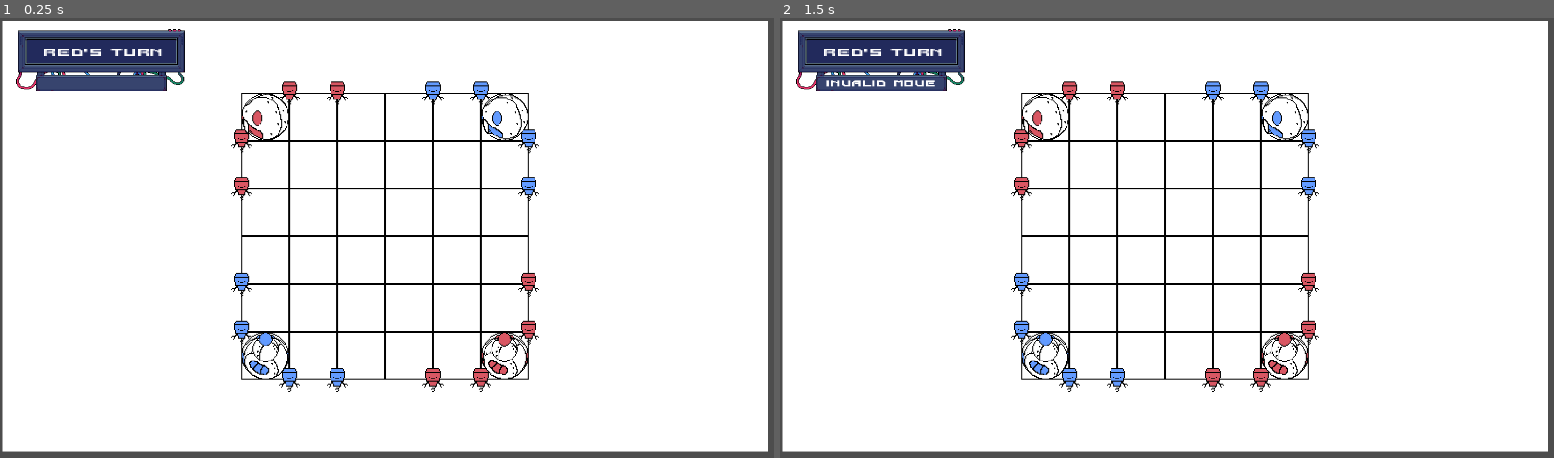
Above: before the commit, frames 1-2 (left to right).
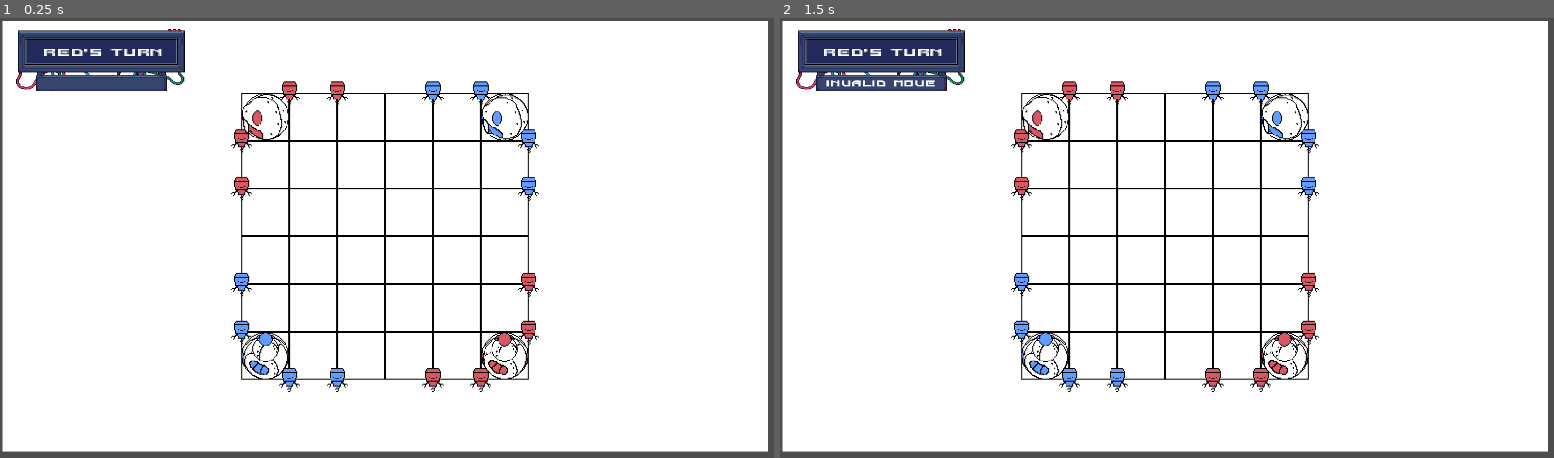
Above: after the commit, the same moments.

Repository: Kumm-feldt/capstone-project
Game: Godot game, scene res://scenes/main/Main.tscn
The game is run twice, just before and just after one commit, with the same random seed, the same clock (stepped at 60 frames per second) and the same inputs.
Inputs (mouse positions are in pixels of both pictures, inside the frame that each line leads up to):
- Up to frame 1 (0.25 s): no input
- Up to frame 2 (1.5 s): tap Enter at 0.5 s; move the mouse to (1352, 220) at 0.52 s; click (1352, 220) at 0.67 s; tap Space at 1.25 s; move the mouse to (1019, 264) at 1.27 s; click (1019, 264) at 1.42 s

The runs differ from the first frame. In frame 1, less than 0.1% of the frame differs, in the area x 31-69%, y 17-83%; in frame 2, less than 0.1%.

Commit message:
Modified disk and pin sprites for scenes

Diff:
--- a/new-game-project/scenes/board/Board.gd
+++ b/new-game-project/scenes/board/Board.gd
@@ -30,6 +30,14 @@
 var pin_x_texture = preload("res://sprites/pins/pin_x.png")
 var coin_o_texture = preload("res://sprites/coins/coin_o.png")
 var coin_x_texture = preload("res://sprites/coins/coin_x.png")
+
+
+var pin_o_scene = preload("res://scenes/pin/PinO.tscn")
+var pin_x_scene = preload("res://scenes/pin/PinX.tscn")
+
+var disk_o_scene = preload("res://scenes/disk/DiskO.tscn")
+var disk_x_scene = preload("res://scenes/disk/DiskX.tscn")
+
 
 # ============================================
 # STATE TRACKING
@@ -89,21 +97,24 @@
 
 func create_pin_sprite(row: int, col: int, player: String):
 	"""Create a pin sprite at array position"""
-	var sprite = Sprite2D.new()
-	sprite.texture = pin_o_texture if player == "o" else pin_x_texture
-	sprite.position = get_pin_screen_position(row, col)
-	sprite.z_index = 1  # Pins on top
-	add_child(sprite)
-	pin_sprites["%d_%d" % [row, col]] = sprite
+	var pin_scene = pin_o_scene if player == "o" else pin_x_scene
+	var sprite_instance = pin_scene.instantiate()
+
+	sprite_instance.position = get_pin_screen_position(row, col)
+	sprite_instance.z_index = 1  # Pins on top
+	# add scene to tree
+	add_child(sprite_instance)
+	# store reference
+	pin_sprites["%d_%d" % [row, col]] = sprite_instance
 
 func create_coin_sprite(row: int, col: int, player: String):
-	"""Create a coin sprite at array position"""
-	var sprite = Sprite2D.new()
-	sprite.texture = coin_o_texture if player == "o" else coin_x_texture
-	sprite.position = get_coin_screen_position(row, col)
-	sprite.z_index = 0  # Coins below pins
-	add_child(sprite)
-	coin_sprites["%d_%d" % [row, col]] = sprite
+	"""Create a coin scene at array position"""
+	var disk_scene = disk_o_scene if player == "o" else disk_x_scene
+	var sprite_instance = disk_scene.instantiate()
+	sprite_instance.position = get_coin_screen_position(row, col)
+	sprite_instance.z_index = 0  # Coins below pins
+	add_child(sprite_instance)
+	coin_sprites["%d_%d" % [row, col]] = sprite_instance
 
 func clear_all_sprites():
 	"""Remove all existing sprites"""
--- /dev/null
+++ b/new-game-project/scenes/disk/DiskO.tscn
@@ -0,0 +1,20 @@
+[gd_scene load_steps=3 format=3 uid="uid://b1ks4k4ba1djq"]
+
+[ext_resource type="Texture2D" uid="uid://ge2wha02mi00" path="res://sprites/coins/coin_o.png" id="1_r6e1c"]
+
+[sub_resource type="SpriteFrames" id="SpriteFrames_wrrrf"]
+animations = [{
+"frames": [{
+"duration": 1.0,
+"texture": ExtResource("1_r6e1c")
+}],
+"loop": true,
+"name": &"default",
+"speed": 5.0
+}]
+
+[node name="DiskONode2D" type="Node2D"]
+
+[node name="AnimatedSprite2D" type="AnimatedSprite2D" parent="."]
+scale = Vector2(0.9875, 0.9875)
+sprite_frames = SubResource("SpriteFrames_wrrrf")
--- /dev/null
+++ b/new-game-project/scenes/disk/DiskX.tscn
@@ -0,0 +1,19 @@
+[gd_scene load_steps=3 format=3 uid="uid://dl366sh68kpu2"]
+
+[ext_resource type="Texture2D" uid="uid://d6pxqdt65axf" path="res://sprites/coins/coin_x.png" id="1_mweiu"]
+
+[sub_resource type="SpriteFrames" id="SpriteFrames_v8y65"]
+animations = [{
+"frames": [{
+"duration": 1.0,
+"texture": ExtResource("1_mweiu")
+}],
+"loop": true,
+"name": &"default",
+"speed": 5.0
+}]
+
+[node name="DiskXNode2D" type="Node2D"]
+
+[node name="AnimatedSprite2D" type="AnimatedSprite2D" parent="."]
+sprite_frames = SubResource("SpriteFrames_v8y65")
--- /dev/null
+++ b/new-game-project/scenes/pin/PinO.tscn
@@ -0,0 +1,19 @@
+[gd_scene load_steps=3 format=3 uid="uid://dvdfdwudfn2pu"]
+
+[ext_resource type="Texture2D" uid="uid://4exf0g4awd3q" path="res://sprites/pins/pin_o.png" id="1_pvvlr"]
+
+[sub_resource type="SpriteFrames" id="SpriteFrames_j13s4"]
+animations = [{
+"frames": [{
+"duration": 1.0,
+"texture": ExtResource("1_pvvlr")
+}],
+"loop": true,
+"name": &"default",
+"speed": 5.0
+}]
+
+[node name="PinONode2D" type="Node2D"]
+
+[node name="AnimatedSprite2D" type="AnimatedSprite2D" parent="."]
+sprite_frames = SubResource("SpriteFrames_j13s4")
--- /dev/null
+++ b/new-game-project/scenes/pin/PinX.tscn
@@ -0,0 +1,19 @@
+[gd_scene load_steps=3 format=3 uid="uid://dtkyxanm3xmrn"]
+
+[ext_resource type="Texture2D" uid="uid://b144l01a6h7or" path="res://sprites/pins/pin_x.png" id="1_q1man"]
+
+[sub_resource type="SpriteFrames" id="SpriteFrames_cqccm"]
+animations = [{
+"frames": [{
+"duration": 1.0,
+"texture": ExtResource("1_q1man")
+}],
+"loop": true,
+"name": &"default",
+"speed": 5.0
+}]
+
+[node name="PinXNode2D" type="Node2D"]
+
+[node name="AnimatedSprite2D" type="AnimatedSprite2D" parent="."]
+sprite_frames = SubResource("SpriteFrames_cqccm")
Not shown, changed: .DS_Store
Not shown, changed: new-game-project/.DS_Store
Not shown, added: new-game-project/scenes/.DS_Store
Not shown, added: new-game-project/scenes/disk/.DS_Store
Not shown, added: new-game-project/scenes/pin/.DS_Store
